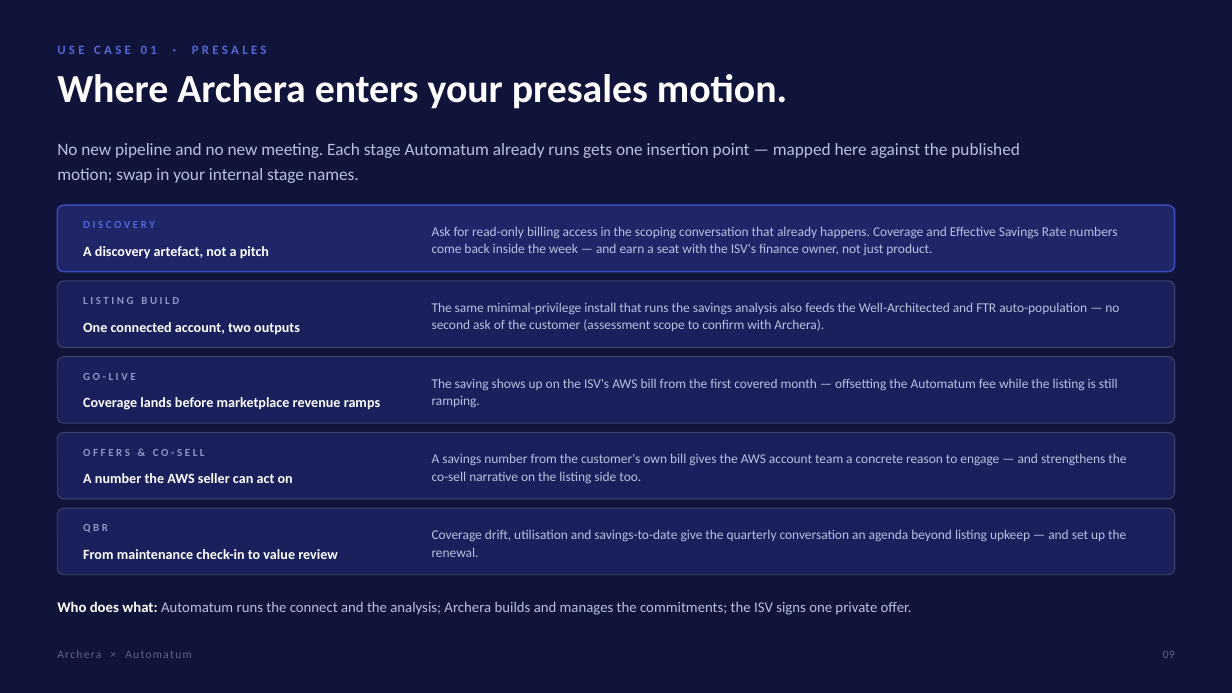
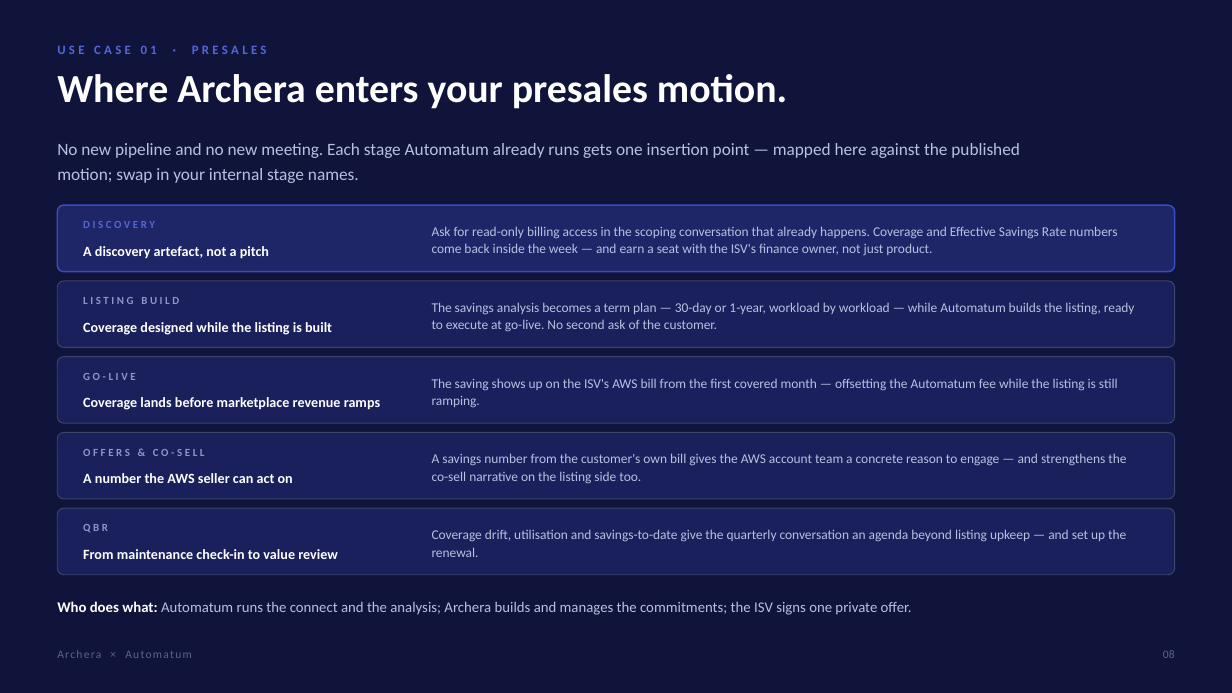
Before and after one commit to KianteEvans/barberbook, a slide deck: slide 8 of decks/Archera-for-Automatum.pptx (slide 9 before the commit). Drawn at 1232x693 pixels with LibreOffice and Linux fonts; fonts in the diff are those of the drawing. Boxes give left, top, right and bottom in pixels: in the first picture for what was removed or moved away, otherwise in the second. Text is boxed around its words. In the diff, an @@ line names an element or a change of style, - is before the commit and + after.

```diff
--- a/decks/Archera-for-Automatum.pptx
+++ b/decks/Archera-for-Automatum.pptx
@@ text at box(83, 322, 332, 335): text changed @@
-One connected account, two outputs
+Coverage designed while the listing is built
@@ text at box(432, 302, 1135, 332): text changed @@
-The same minimal-privilege install that runs the savings analysis also feeds the Well-Architected and FTR auto-population — no second ask of the customer (assessment scope to confirm with Archera).
+The savings analysis becomes a term plan — 30-day or 1-year, workload by workload — while Automatum builds the listing, ready to execute at go-live. No second ask of the customer.
```
Also in this commit, not shown: 11 other slides changed, 4 slides removed, 2 other files.
